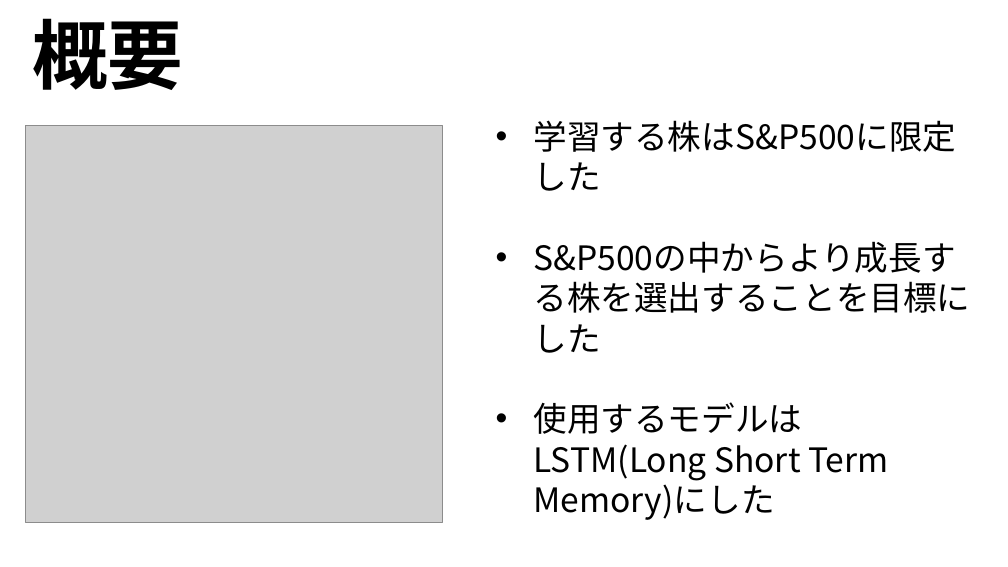
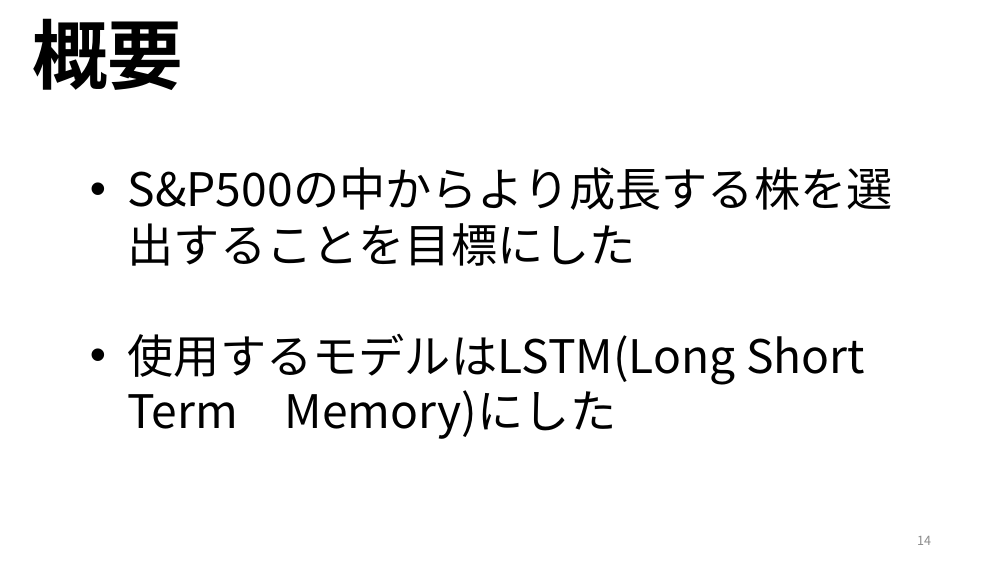
Before and after one commit to ryoww/PBL_stock, a slide deck: slide 14 of 最終報告.pptx (slide 13 before the commit). Drawn at 1008x567 pixels with LibreOffice and Linux fonts; fonts in the diff are those of the drawing; grey boxes stand for pictures. Boxes give left, top, right and bottom in pixels: in the first picture for what was removed or moved away, otherwise in the second. Text is boxed around its words. In the diff, an @@ line names an element or a change of style, - is before the commit and + after.

```diff
--- a/最終報告.pptx
+++ b/最終報告.pptx
@@ picture removed at [25,125,442,522] @@
@@ text at [534,120,957,152]: paragraph removed @@
-• 学習する株はS&P500に限定した
@@ text "S&P500の中からより成長する株を選出することを目標にした": place and size @@
-text "S&P500の中からより成長する株を選出することを目標にした" at [534,120,957,520]
+text "S&P500の中からより成長する株を選出することを目標にした" at [128,167,893,439]
@@ text "S&P500の中からより成長する株を選出することを目標にした" at [128,167,893,439]: size 32 to 44 pt @@
@@ page number added at [917,536,931,545], 12 pt, text #8C8C8C @@
+14
```
Also in this commit, not shown: 22 other slides changed, 4 slides added, 2 slides removed, 1 other file.
